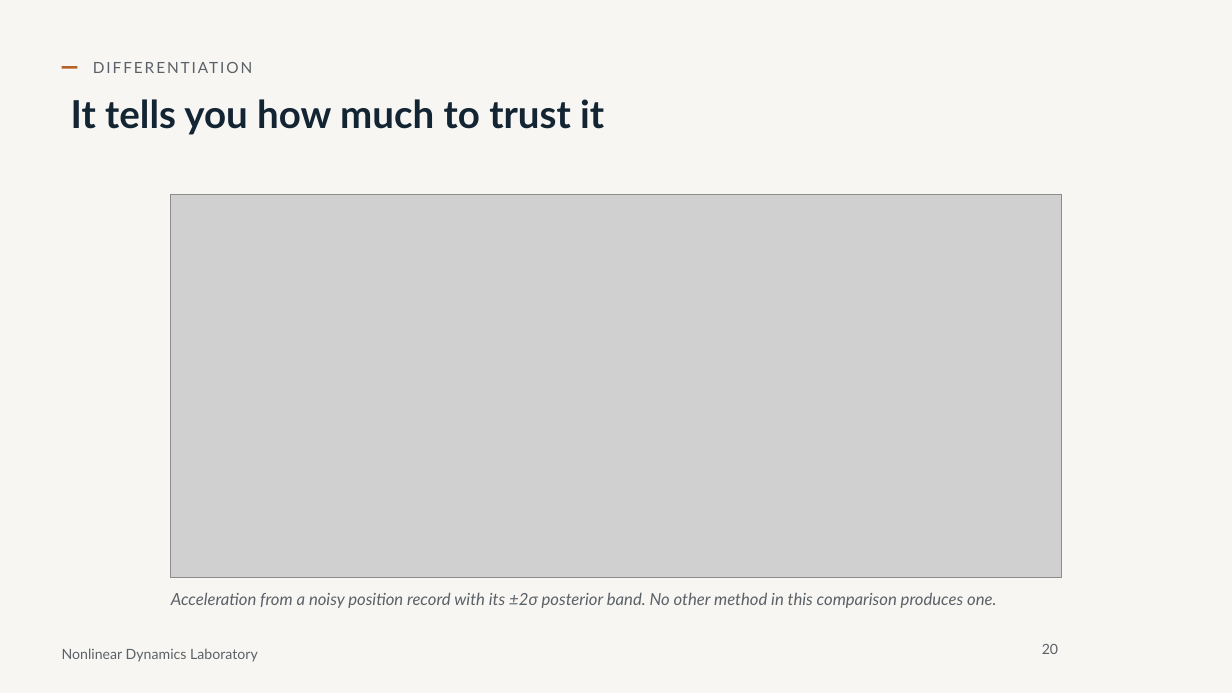
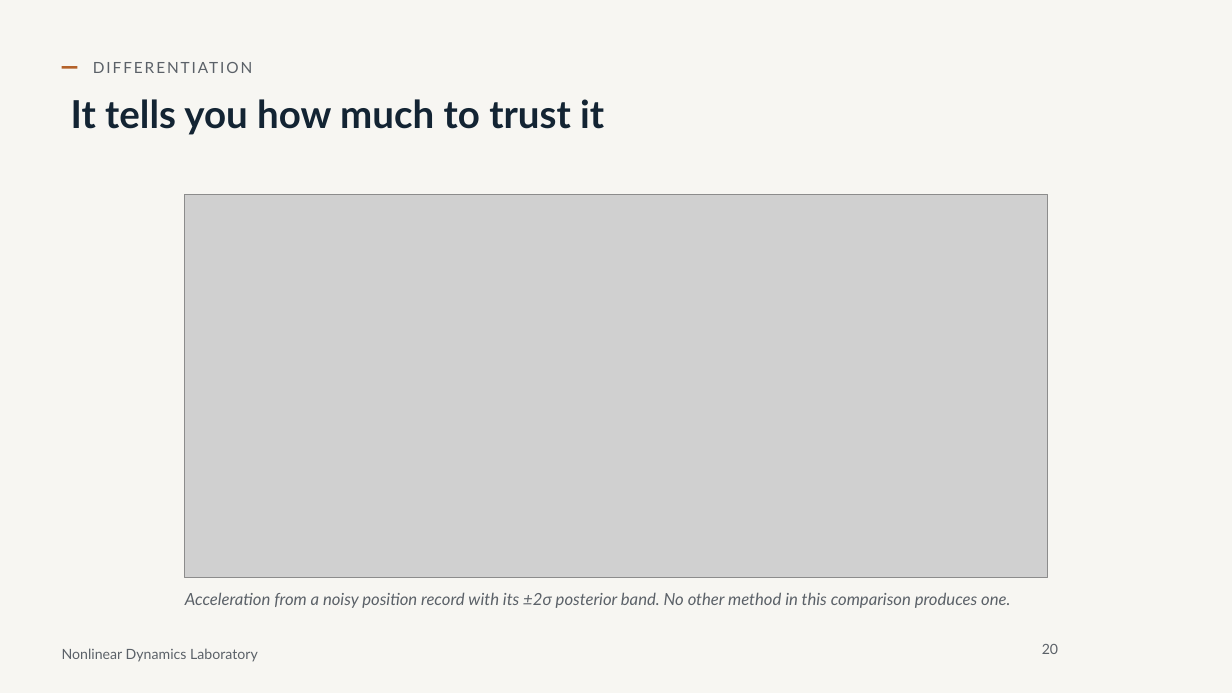
Before and after one commit to nld-uri/kinematics-toolbox, a slide deck: slide 20 of talk/differentiation_integration_talk.pptx. Drawn at 1232x693 pixels with LibreOffice and Linux fonts; fonts in the diff are those of the drawing; grey boxes stand for pictures; background and template pictures are left out. Boxes give left, top, right and bottom in pixels: in the first picture for what was removed or moved away, otherwise in the second. Text is boxed around its words. In the diff, an @@ line names an element or a change of style, - is before the commit and + after.

```diff
--- a/talk/differentiation_integration_talk.pptx
+++ b/talk/differentiation_integration_talk.pptx
@@ picture: place and size @@
-picture at [171,194,1062,578]
+picture at [185,194,1048,578]
@@ text "Acceleration from a noisy position ...": place and size @@
-text "Acceleration from a noisy position ..." at [171,592,996,608]
+text "Acceleration from a noisy position ..." at [185,592,1010,608]
```
Also in this commit, not shown: 9 other slides changed, 32 other files.
